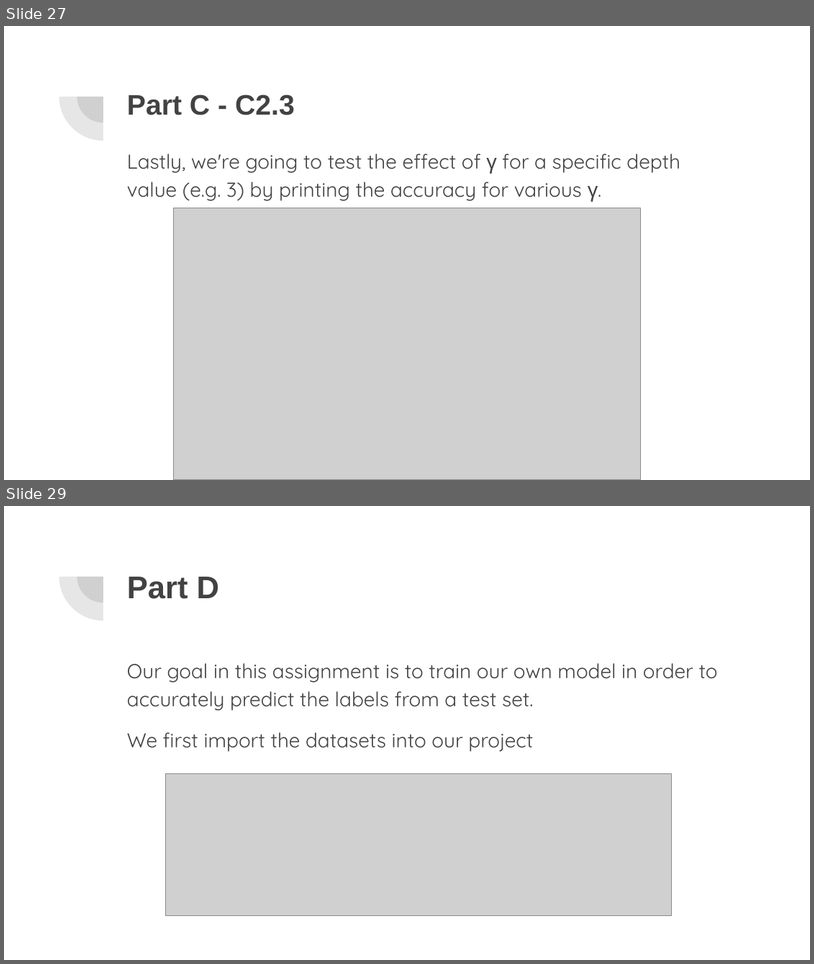
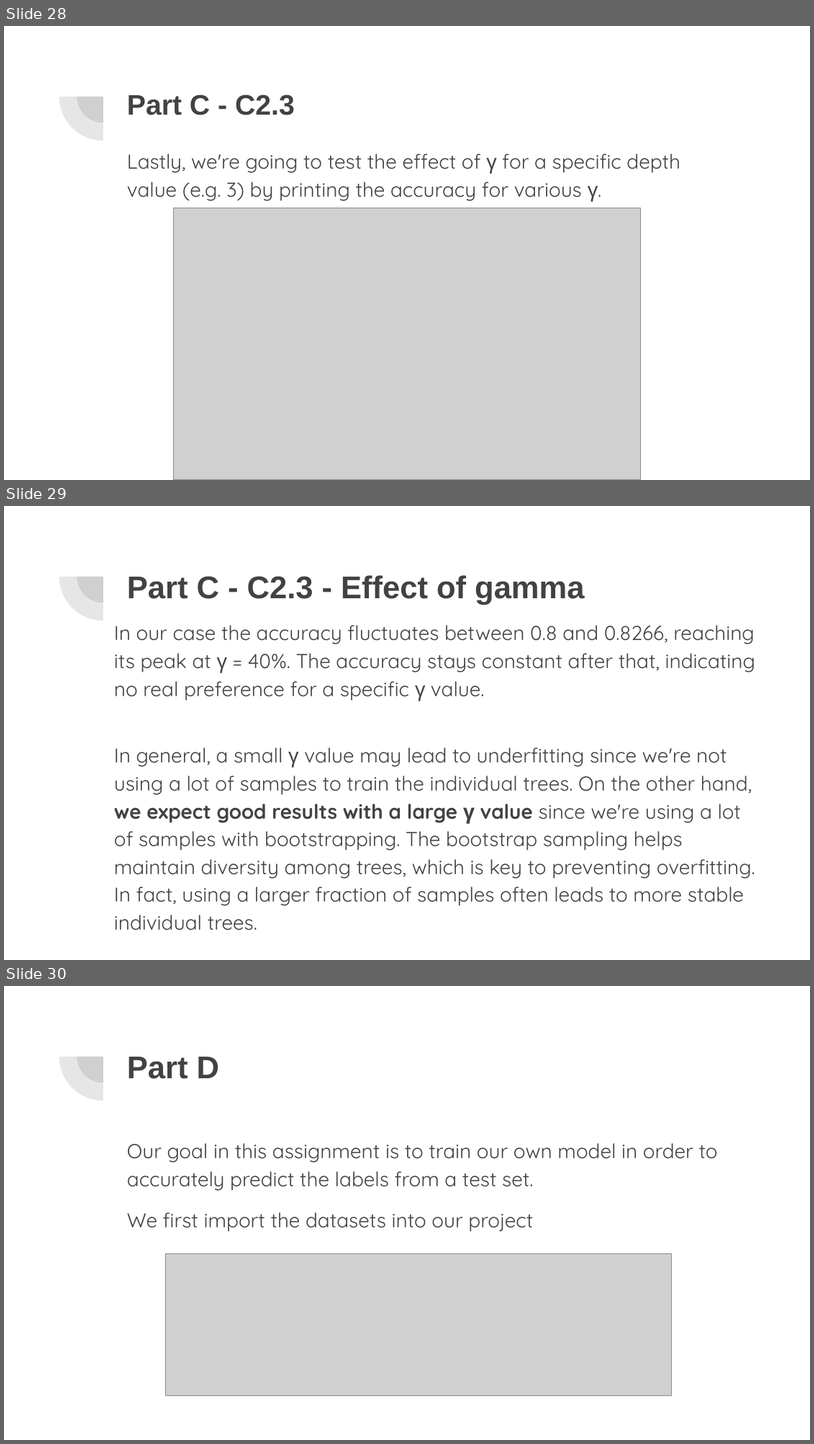
Before and after one commit to NontasBak/PR-Machine-Learning, a slide deck: Team40.pptx. Shown one above the other, each under a label of ours: slides 27 and 29 before the commit, slides 28, 29 and 30 after it; the slides between them are not shown. The pictures are 814x964 and 814x1444 pixels, drawn with LibreOffice and Linux fonts; fonts in the diff are those of the drawing; grey boxes stand for pictures. Boxes give left, top, right and bottom in pixels: in the first picture for what was removed or moved away, otherwise in the second. Text is boxed around its words. In the diff, an @@ line names an element or a change of style, - is before the commit and + after.

Commit message:
Update gamma influence and presentation

```diff
--- a/Team40.pptx
+++ b/Team40.pptx
@@ slide 29 added at box(4, 506, 810, 960), background #FFFFFF; not listed: 2 template elements that a slide beside it also shows @@
@@ title added at box(127, 575, 584, 605), 28 pt, text #424242, bold @@
+Part C - C2.3 - Effect of gamma
@@ text added at box(114, 625, 756, 906), 18 pt, text #424242 @@
+In our case the accuracy fluctuates between 0.8 and 0.8266, reaching its peak at γ = 40%. The accuracy stays constant after that, indicating no real preference for a specific γ value.
+In general, a small γ value may lead to underfitting since we're not using a lot of samples to train the individual trees. On the other hand, we expect good results with a large γ value since we're using a lot of samples with bootstrapping. The bootstrap sampling helps maintain diversity among trees, which is key to preventing overfitting. In fact, using a larger fraction of samples often leads to more stable individual trees.
@@ what was slide 27 is now slide 28 @@
@@ what was slide 29 is now slide 30 @@
```
Also in this commit, not shown: 2 slides changed, 2 other slides added, 1 slide removed, 2 other files.
